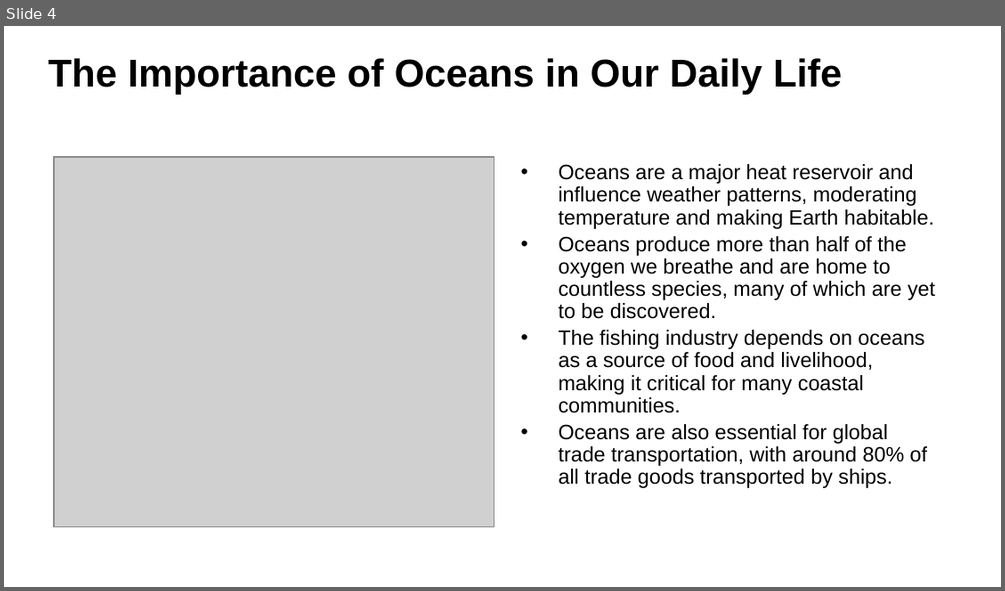
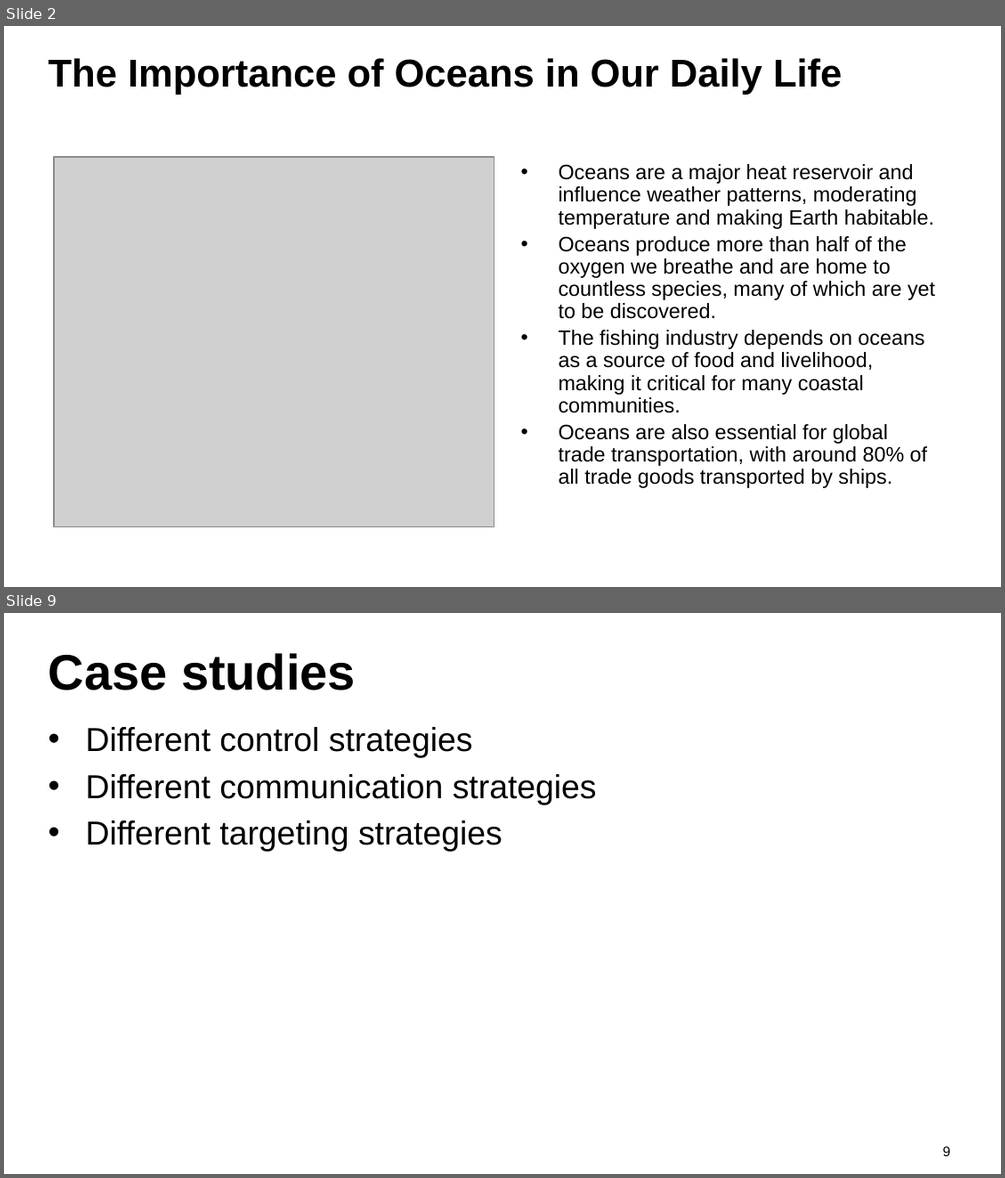
Before and after one commit to YaolinGe/THESIS, a slide deck: presentation/slides/phd.pptx. Shown one above the other, each under a label of ours: slide 4 before the commit, slides 2 and 9 after it; the slides between them are not shown. The pictures are 1005x591 and 1005x1178 pixels, drawn with LibreOffice and Linux fonts; fonts in the diff are those of the drawing; grey boxes stand for pictures; background and template pictures are left out. Boxes give left, top, right and bottom in pixels: in the first picture for what was removed or moved away, otherwise in the second. Text is boxed around its words. In the diff, an @@ line names an element or a change of style, - is before the commit and + after.

```diff
--- a/presentation/slides/phd.pptx
+++ b/presentation/slides/phd.pptx
@@ slide 9 added at [4, 613, 1001, 1174], background #FFFFFF @@
@@ title added at [48, 653, 356, 690], 36 pt, text #000000, bold @@
+Case studies
@@ text added at [86, 727, 597, 852], 24 pt, text #000000 @@
+• Different control strategies
+• Different communication strategies
+• Different targeting strategies
@@ page number added at [943, 1146, 951, 1156], 10 pt, text #000000 @@
+9
@@ what was slide 4 is now slide 2 @@
```
Also in this commit, not shown: 2 slides changed, 7 other slides added, 5 slides removed, 3 other files.
